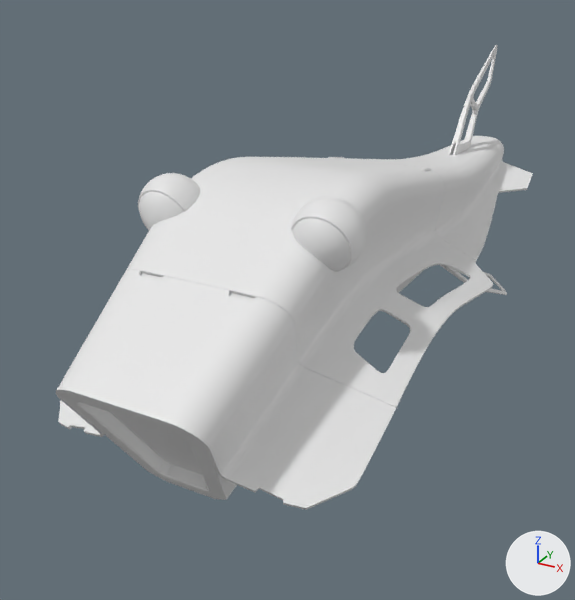
What one commit did to the Blender file untitled_04.blend.
The view is the same before and after, from a 50 mm lens placed at (4.17, -5.09, 4.77), pointed at (-0.78, 3.92, 0.27). Every picture has the same lights, and +X, +Y and +Z are marked at lower right.
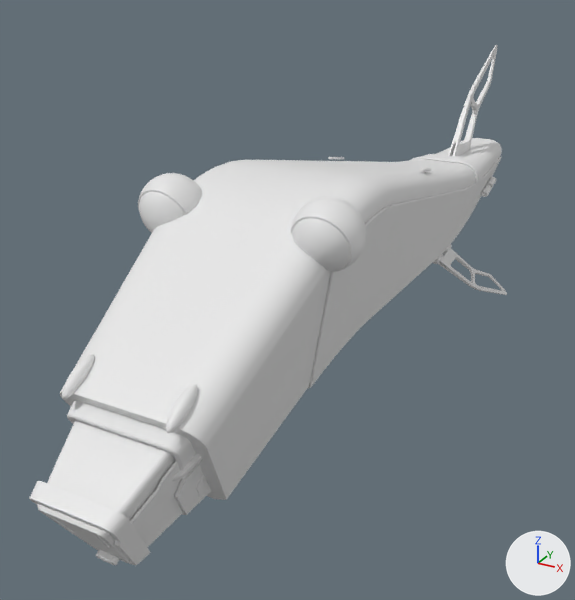
ob_cube_033 is not drawn itself; it is used by a modifier of ob_cube_005.

Location of each change, [x1, y1, x2, y2] in pixels of the pictures (575 x 600 px):
'Cube.001', hidden
    before: [56, 270, 396, 510]
'Cube.007', hidden
    before: [125, 157, 493, 408]
'Cube.027', shown
    after: [37, 420, 183, 563]
'Cube.005', deleted, hidden
    before: [349, 136, 533, 261]
'Cube.025', shown
    after: [29, 481, 151, 565]
'Cube.031', shown
    after: [67, 400, 196, 470]
'Cube.051', shown
    after: [62, 354, 198, 433]
'Cube.030', shown
    after: [130, 454, 203, 529]
'Cube.052', shown
    after: [175, 464, 211, 515]
'Cube.055', shown
    after: [196, 474, 211, 499]
'Cube.029', shown
    after: [96, 549, 120, 565]
part 1 of me_cube_001, cut back
    before: [384, 159, 484, 261]
part 2 of me_cube_001, built on
    before: [358, 159, 533, 197]
'Cube', unchanged, uncovered by the edit
    before: [60, 273, 254, 500]
    after: [60, 138, 502, 500]
'Cube.039', unchanged, uncovered by the edit
    before: [372, 270, 424, 317]
    after: [307, 187, 469, 389]

What changed in the scene script:
```text
Change me_cube_001:
    used by ob_cube_005; location = (0.0, 0.0, 0.1)
    remove me_cube_001.from_pydata(...)  # 1316 vertices, 1242 faces; spans x -1.35..1.35, y 5.44..10.57, z 0.36..1.85
    add me_cube_001.from_pydata(...)  # 1317 vertices, 1228 faces; spans x -1.35..1.35, y 5.44..10.57, z 0.36..1.85
    me_cube_001 part 1
    47 vertices are removed from x -1.14..1.14, y 6.58..6.81, z 0.37..1.6
    92 faces are deleted
    5 vertices move from x 1.29..1.33, y 5.67..5.88, z 0.51..0.54 to x 1.29..1.32, y 5.67..5.88, z 0.52..0.55
    46 new faces join them
    me_cube_001 part 2
    13 vertices are removed from x 0.22..0.74, y 5.44..10.28, z 0.6..1.85
    36 faces are deleted
    4 vertices in x 1.03..1.05, y 10.14..10.38, z 0.66..0.71 move by (-0.01, 0.0, 0.0)
    10 vertices move from x 0.32..1.09, y 5.44..10.15, z 0.58..1.85 to x 0.32..1.08, y 5.46..10.16, z 0.58..1.84
    61 vertices are added at x 0.16..0.83, y 5.44..10.39, z 0.59..1.85
    68 new faces join them
Change ob_cube_001:
    add ob_cube_001.hide_set(True)
Change ob_cube_005:
    remove _m = ob_cube_005.modifiers.new('BTool_Cube.033', 'BOOLEAN')
    remove _m.object = ob_cube_033
    remove _m = ob_cube_005.modifiers.new('Bevel', 'BEVEL')
    remove _m.width = 0.015
    remove _m.width_pct = 0.015
    remove _m.segments = 3
    remove _m.angle_limit = 0.506
    remove _m.miter_outer = 'MITER_ARC'
    add ob_cube_005.hide_set(True)
Change ob_cube_007:
    add ob_cube_007.hide_set(True)
Change ob_cube_025:
    remove ob_cube_025.hide_set(True)
Change ob_cube_027:
    remove ob_cube_027.hide_set(True)
Change ob_cube_029:
    remove ob_cube_029.hide_set(True)
Change ob_cube_030:
    remove ob_cube_030.hide_set(True)
Change ob_cube_031:
    remove ob_cube_031.hide_set(True)
Change ob_cube_051:
    remove ob_cube_051.hide_set(True)
Change ob_cube_052:
    remove ob_cube_052.hide_set(True)
Remove ob_cube_033:
    ob_cube_033 = bpy.data.objects.new('Cube.033', me_cube_033)
    ob_cube_033.location = (0.301, 5.33, 1.973)
    ob_cube_033.rotation_euler = (0.257, 0.00643, -3.117)  # degrees (15, 0.4, -179)
    ob_cube_033.scale = (0.13, 0.13, 0.13)
    ob_cube_033.visible_camera = False
    ob_cube_033.visible_diffuse = False
    ob_cube_033.visible_glossy = False
    ob_cube_033.visible_transmission = False
    ob_cube_033.hide_render = True
```
